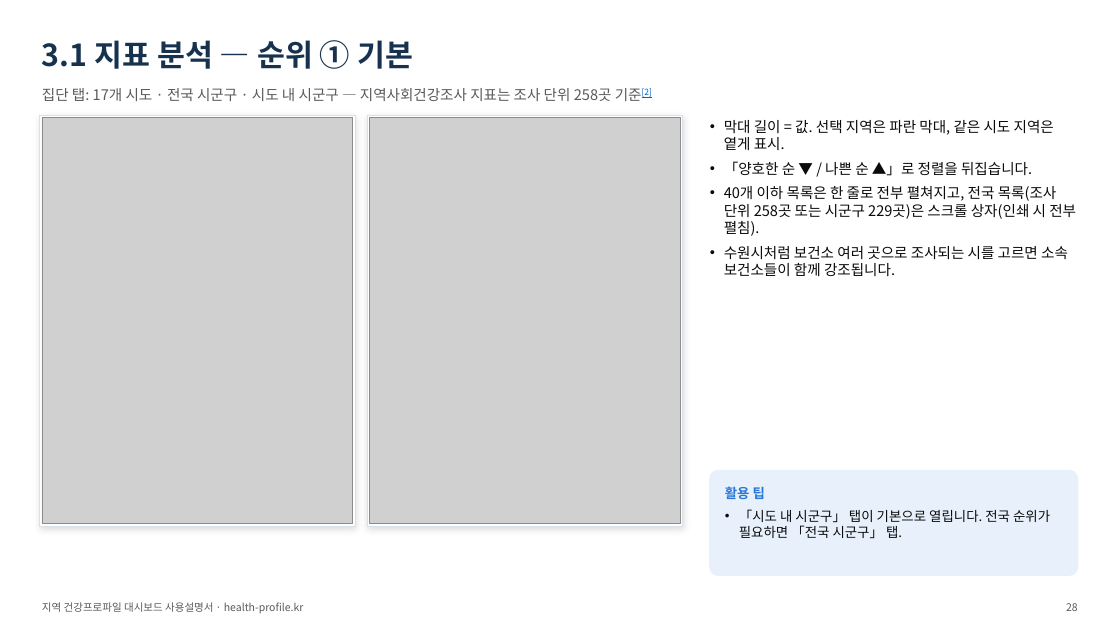
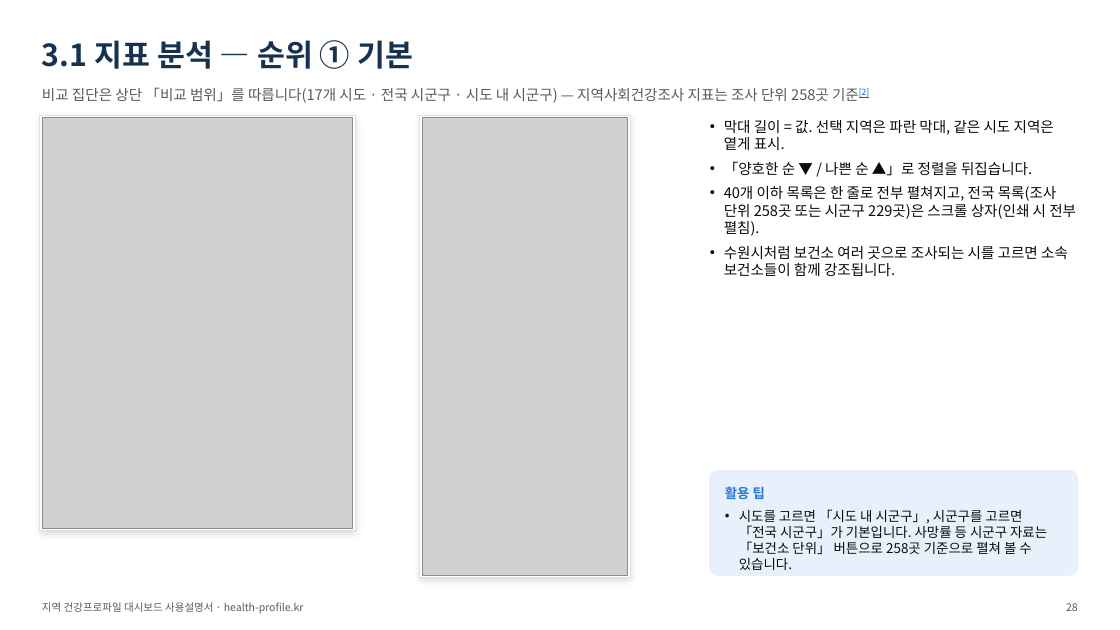
Before and after one commit to soonryu74/health-profile, a slide deck: slide 28 of docs/지역건강프로파일_대시보드_사용설명서_v1.pptx. Drawn at 1120x630 pixels with LibreOffice and Linux fonts; fonts in the diff are those of the drawing; grey boxes stand for pictures. Boxes give left, top, right and bottom in pixels: in the first picture for what was removed or moved away, otherwise in the second. Text is boxed around its words. In the diff, an @@ line names an element or a change of style, - is before the commit and + after.

```diff
--- a/docs/지역건강프로파일_대시보드_사용설명서_v1.pptx
+++ b/docs/지역건강프로파일_대시보드_사용설명서_v1.pptx
@@ text at (x1=42, y1=87, x2=869, y2=103): text changed @@
-집단 탭: 17개 시도 · 전국 시군구 · 시도 내 시군구 — 지역사회건강조사 지표는 조사 단위 258곳 기준[2]
+비교 집단은 상단 「비교 범위」를 따릅니다(17개 시도 · 전국 시군구 · 시도 내 시군구) — 지역사회건강조사 지표는 조사 단위 258곳 기준[2]
@@ rectangle resized from (x1=39, y1=115, x2=355, y2=527) to (x1=39, y1=115, x2=355, y2=531) @@
@@ picture resized from (x1=42, y1=118, x2=353, y2=524) to (x1=42, y1=118, x2=353, y2=528) @@
@@ rectangle resized from (x1=367, y1=115, x2=683, y2=527) to (x1=420, y1=115, x2=630, y2=578) @@
@@ picture resized from (x1=370, y1=118, x2=681, y2=524) to (x1=423, y1=118, x2=628, y2=576) @@
@@ text at (x1=739, y1=509, x2=1047, y2=570): text changed @@
-• 「시도 내 시군구」 탭이 기본으로 열립니다. 전국 순위가 필요하면 「전국 시군구」 탭.
+• 시도를 고르면 「시도 내 시군구」, 시군구를 고르면 「전국 시군구」가 기본입니다. 사망률 등 시군구 자료는 「보건소 단위」 버튼으로 258곳 기준으로 펼쳐 볼 수 있습니다.
```
Also in this commit, not shown: 3 other slides changed, 7 other files.
